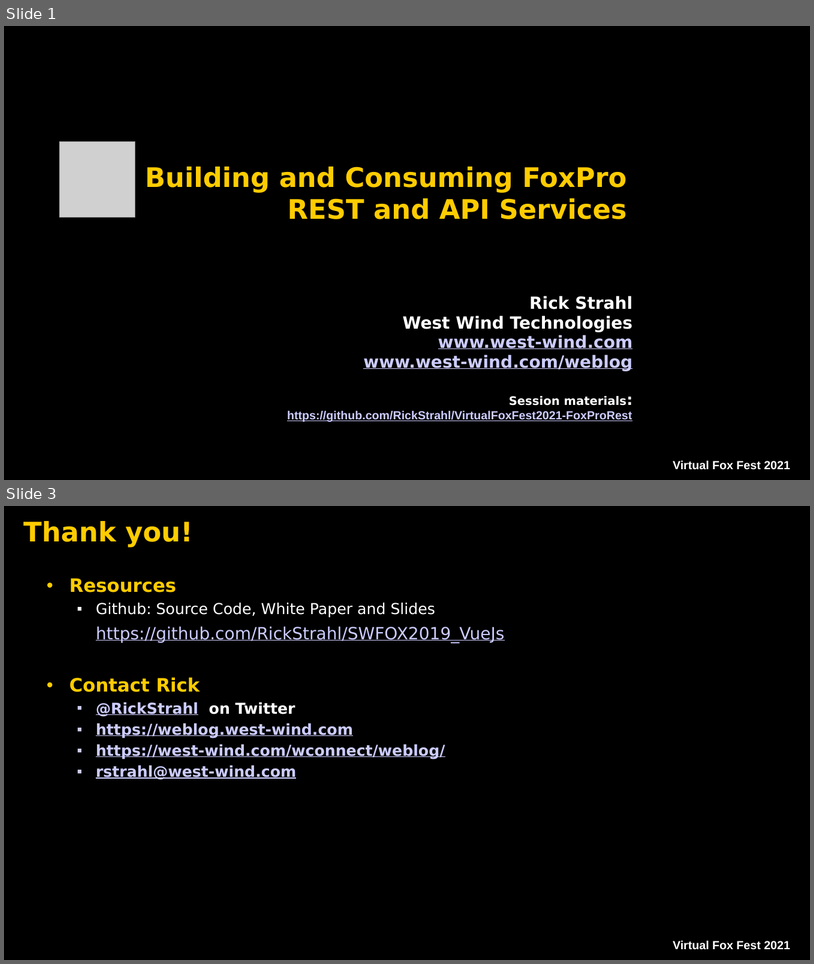
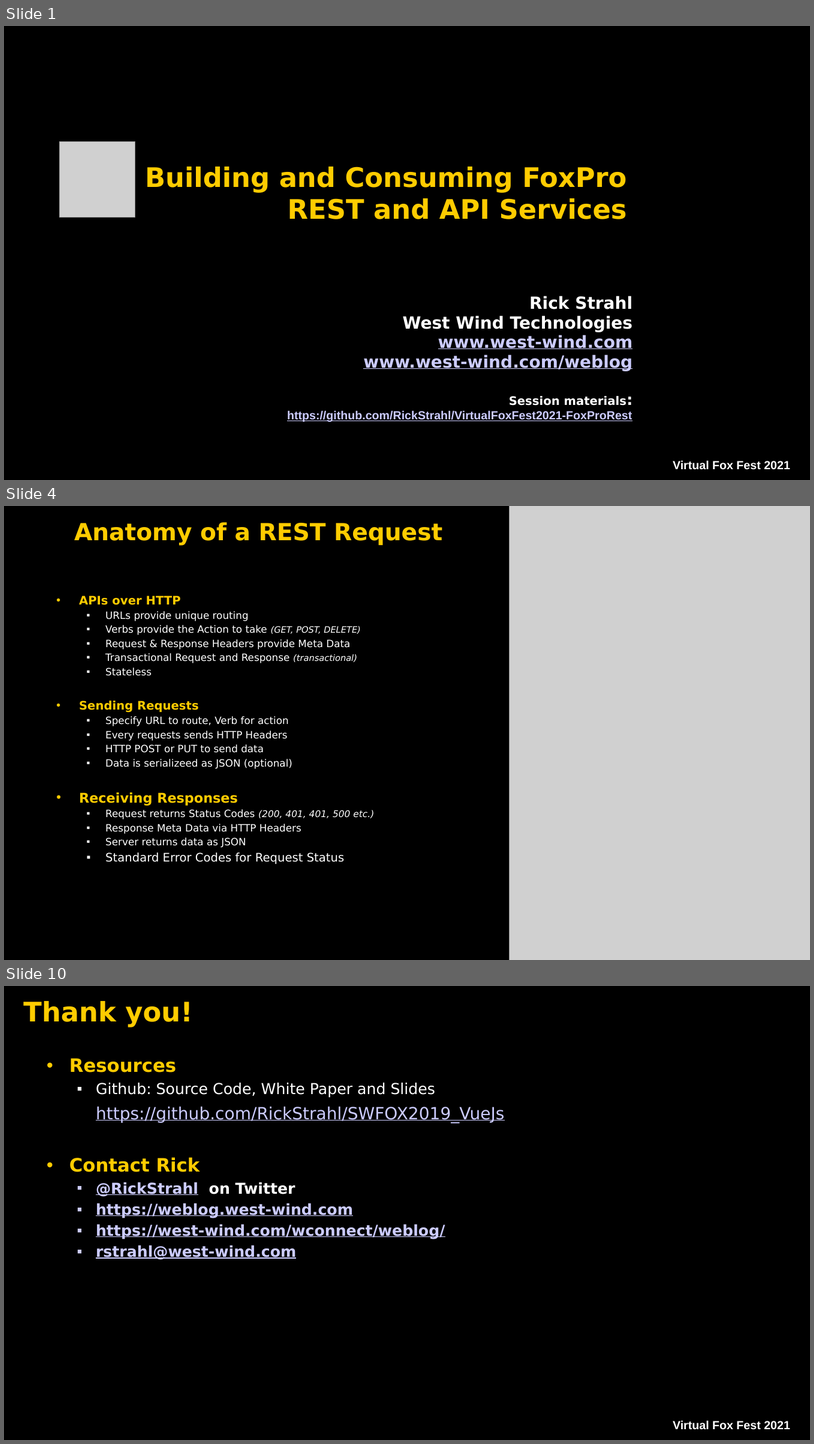
Before and after one commit to RickStrahl/VirtualFoxFest2021-FoxProRest, a slide deck: Documents/Strahl_FoxProREST.pptx. Shown one above the other, each under a label of ours: slides 1 and 3 before the commit, slides 1, 4 and 10 after it; the slides between them are not shown. The pictures are 814x964 and 814x1444 pixels, drawn with LibreOffice and Linux fonts; fonts in the diff are those of the drawing; grey boxes stand for pictures; background and template pictures are left out. Boxes give left, top, right and bottom in pixels: in the first picture for what was removed or moved away, otherwise in the second. Text is boxed around its words. In the diff, an @@ line names an element or a change of style, - is before the commit and + after.

```diff
--- a/Documents/Strahl_FoxProREST.pptx
+++ b/Documents/Strahl_FoxProREST.pptx
@@ slide 4 added at (4, 506, 810, 960), background picture (left out) @@
@@ title added at (74, 522, 443, 546), 28 pt, text #FFCC00, bold @@
+Anatomy of a REST Request
@@ picture added at (510, 506, 810, 960) @@
@@ text added at (79, 595, 374, 864), 12 pt, text #FFFFFF @@
+• APIs over HTTP
+  ▪ URLs provide unique routing
+  ▪ Verbs provide the Action to take (GET, POST, DELETE)
+  ▪ Request & Response Headers provide Meta Data
+  ▪ Transactional Request and Response (transactional)
+  ▪ Stateless
+• Sending Requests
+  ▪ Specify URL to route, Verb for action
+  ▪ Every requests sends HTTP Headers
+  ▪ HTTP POST or PUT to send data
+  ▪ Data is serializeed as JSON (optional)
+• Receiving Responses
+  ▪ Request returns Status Codes (200, 401, 401, 500 etc.)
+  ▪ Response Meta Data via HTTP Headers
+  ▪ Server returns data as JSON
+  ▪ Standard Error Codes for Request Status
@@ what was slide 3 is now slide 10 @@
```
Also in this commit, not shown: 1 slide changed, 6 other slides added, 12 other files.
